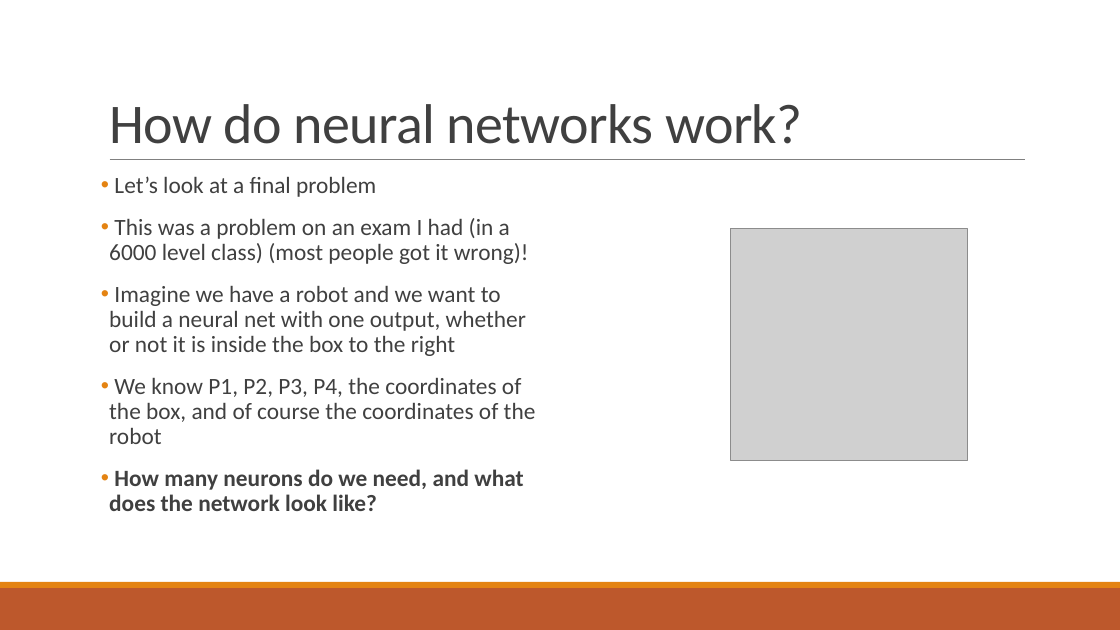
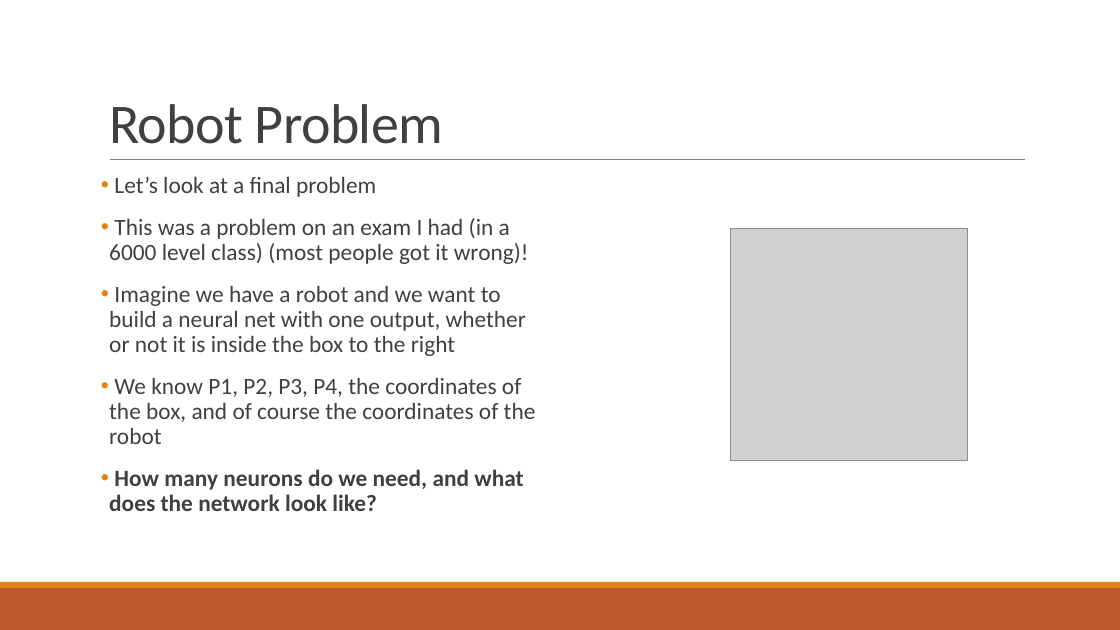
Before and after one commit to santacml/Keras_Talk_IEEE, a slide deck: slide 18 of Talk Files/Yet Another Neural Network Intro (YANNI).pptx. Drawn at 1120x630 pixels with LibreOffice and Linux fonts; fonts in the diff are those of the drawing; grey boxes stand for pictures. Boxes give left, top, right and bottom in pixels: in the first picture for what was removed or moved away, otherwise in the second. Text is boxed around its words. In the diff, an @@ line names an element or a change of style, - is before the commit and + after.

```diff
--- a/Talk Files/Yet Another Neural Network Intro (YANNI).pptx
+++ b/Talk Files/Yet Another Neural Network Intro (YANNI).pptx
@@ title at (109,104,443,144): text changed @@
-How do neural networks work?
+Robot Problem
```
Also in this commit, not shown: 14 other slides changed, 4 slides added.
